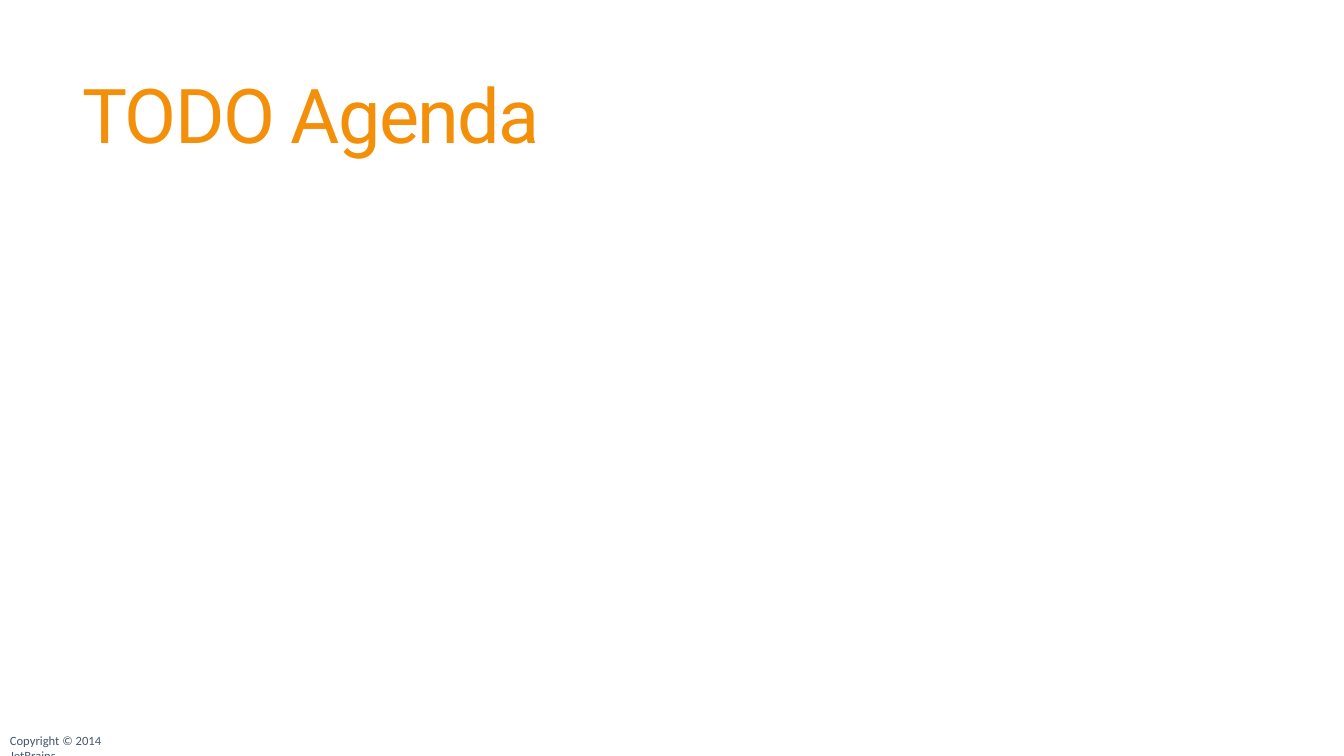
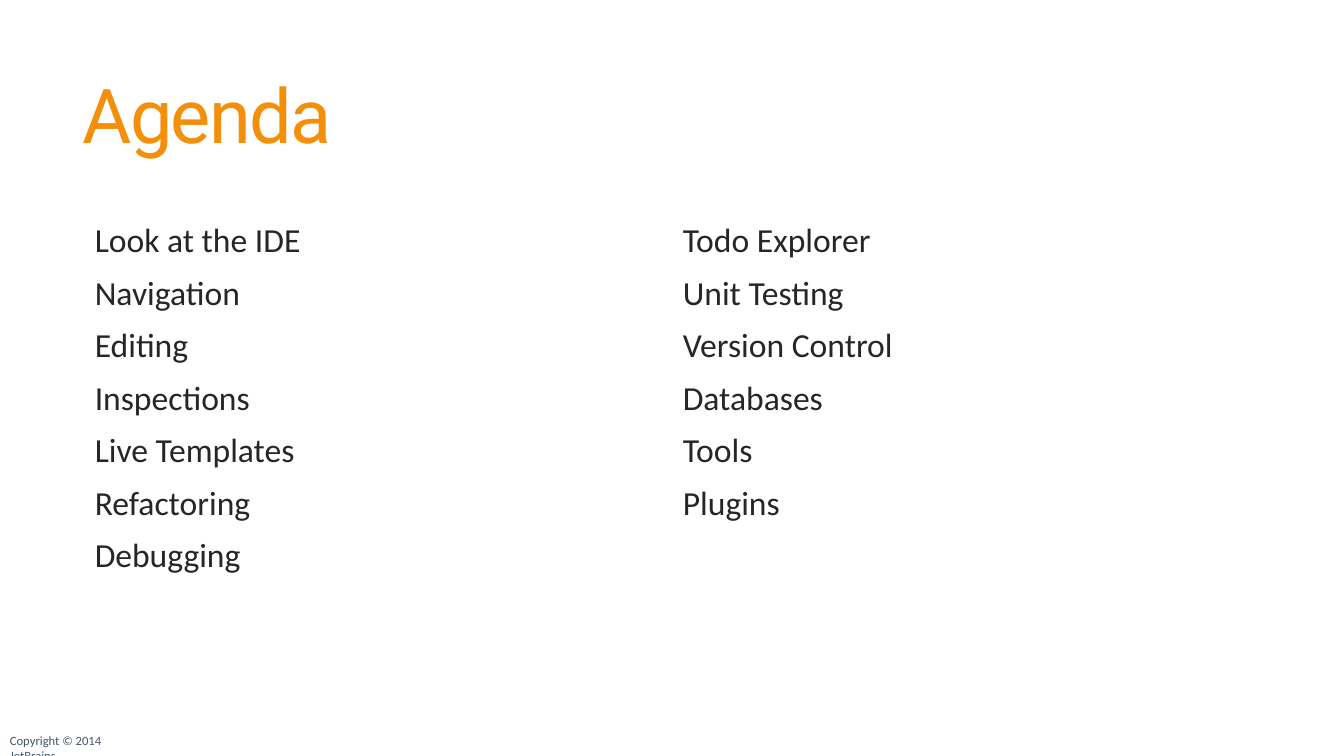
Before and after one commit to JetBrains/phpstorm-workshop, a slide deck: slide 6 of PhpStorm Workshop.pptx. Drawn at 1344x756 pixels with LibreOffice and Linux fonts; fonts in the diff are those of the drawing; background and template pictures are left out. Boxes give left, top, right and bottom in pixels: in the first picture for what was removed or moved away, otherwise in the second. Text is boxed around its words. In the diff, an @@ line names an element or a change of style, - is before the commit and + after.

```diff
--- a/PhpStorm Workshop.pptx
+++ b/PhpStorm Workshop.pptx
@@ title at (x1=83, y1=86, x2=332, y2=159): text changed @@
-TODO Agenda
+Agenda
@@ text added at (x1=95, y1=228, x2=301, y2=573), 24 pt, text #262626 @@
+  Look at the IDE
+  Navigation
+  Editing
+  Inspections
+  Live Templates
+  Refactoring
+  Debugging
@@ text added at (x1=683, y1=228, x2=893, y2=521), 24 pt, text #262626 @@
+  Todo Explorer
+  Unit Testing
+  Version Control
+  Databases
+  Tools
+  Plugins
```
Also in this commit, not shown: 2 other slides changed.
